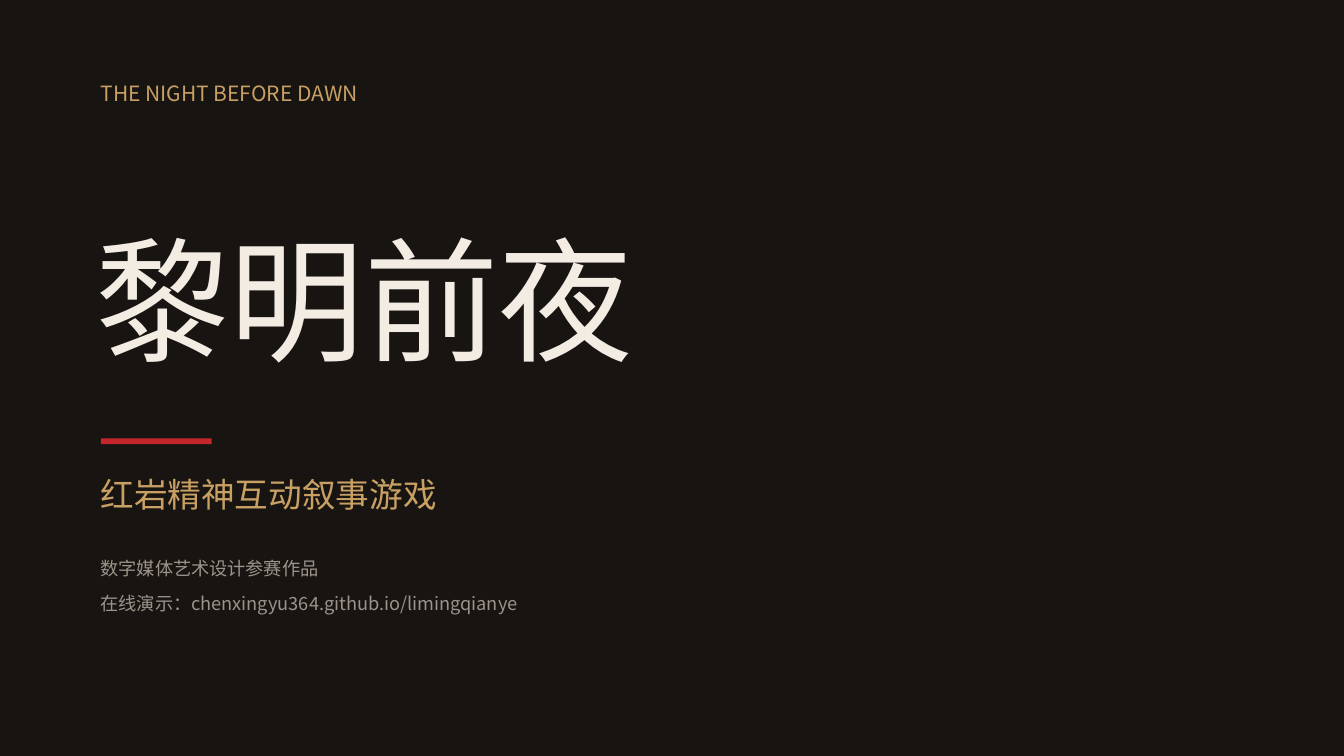
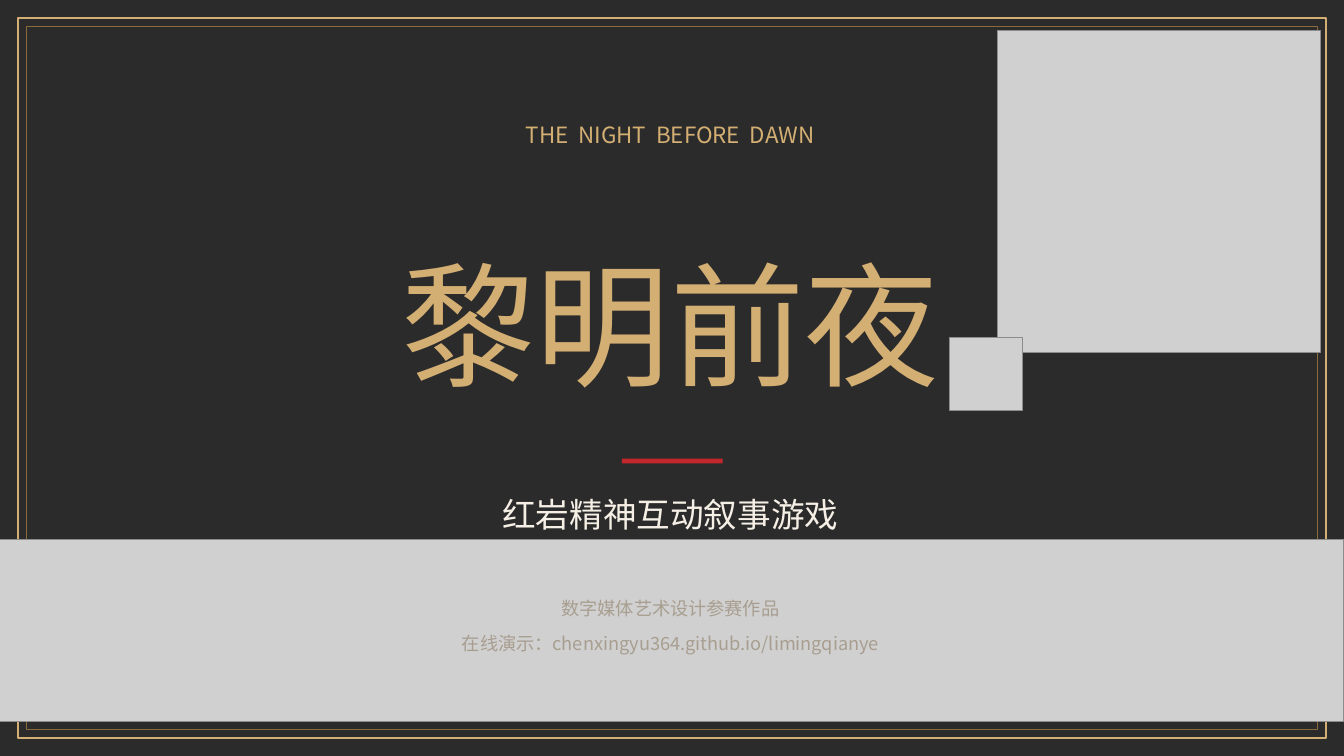
Before and after one commit to chenxingyu364/limingqianye, a slide deck: slide 1 of materials/defense-ppt.pptx. Drawn at 1344x756 pixels with LibreOffice and Linux fonts; fonts in the diff are those of the drawing; grey boxes stand for pictures; background and template pictures are left out; a plain dark background stands for a picture behind light text. Boxes give left, top, right and bottom in pixels: in the first picture for what was removed or moved away, otherwise in the second. Text is boxed around its words. In the diff, an @@ line names an element or a change of style, - is before the commit and + after.

```diff
--- a/materials/defense-ppt.pptx
+++ b/materials/defense-ppt.pptx
@@ background #FFFFFF to picture (left out) @@
@@ rectangle: place and size @@
-rectangle at (0, 0, 1344, 756)
+rectangle at (18, 18, 1326, 738)
@@ rectangle at (18, 18, 1326, 738): fill #171412 to none; outline none to #D4AF74 1.1 pt @@
@@ rectangle added at (26, 26, 1318, 730), outline #8A6A3A 0.5 pt @@
@@ picture added at (998, 30, 1321, 353) @@
@@ text "THE NIGHT BEFORE DAWN": place and size @@
-text "THE NIGHT BEFORE DAWN" at (101, 85, 358, 102)
+text "THE NIGHT BEFORE DAWN" at (526, 126, 814, 144)
@@ text "THE NIGHT BEFORE DAWN" at (526, 126, 814, 144): size 15 to 16 pt, text colour #C9A063 to #D4AF74; alignment left to centre @@
@@ text "黎明前夜": place and size @@
-text "黎明前夜" at (96, 237, 634, 363)
+text "黎明前夜" at (402, 262, 940, 388)
@@ text "黎明前夜" at (402, 262, 940, 388): text colour #F2ECE3 to #D4AF74; alignment left to centre @@
@@ picture added at (950, 338, 1022, 410) @@
@@ rectangle: place and size @@
-rectangle at (101, 439, 212, 445)
+rectangle at (622, 459, 723, 464)
@@ text "红岩精神互动叙事游戏": place and size @@
-text "红岩精神互动叙事游戏" at (101, 478, 437, 510)
+text "红岩精神互动叙事游戏" at (502, 498, 838, 530)
@@ text "红岩精神互动叙事游戏" at (502, 498, 838, 530): text colour #C9A063 to #F5EFE6; alignment left to centre @@
@@ picture added at (0, 539, 1344, 722) @@
@@ text "数字媒体艺术设计参赛作品": place and size @@
-text "数字媒体艺术设计参赛作品" at (101, 559, 518, 615)
+text "数字媒体艺术设计参赛作品" at (462, 600, 879, 654)
@@ text "数字媒体艺术设计参赛作品" at (462, 600, 879, 654): text colour #9C948A to #A89E90; alignment left to centre @@
```
Also in this commit, not shown: 9 other slides changed.
